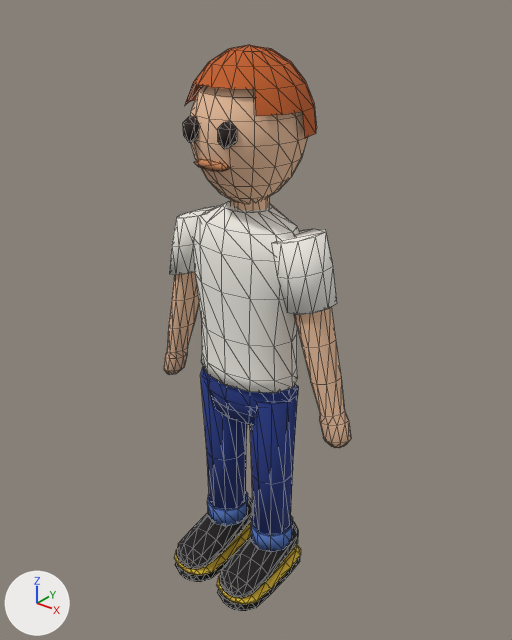
Two versions of the glTF model public/game/pogicity/Characters/avatar-builder/base.glb, one commit apart.
One viewpoint serves both versions: a 50 mm camera at (0.645, -0.787, 0.984) aimed at (0.003, 0.015, 0.486). Arrows for +X, +Y and +Z are at lower left; the lights stay in place. The first picture is the older version. Mesh edges are drawn as thin lines.

Names of what the first picture shows: 'body', 'face', 'hair', 'jeans', 'shoes', 'tee'.
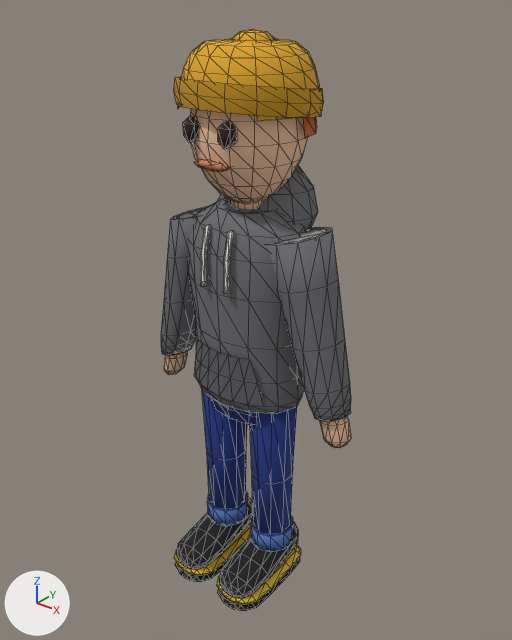
Boxes [x1, y1, x2, y2] around the edits, measured in the pictures (512 x 640 px):
```json
{"object": "hoodie", "change": "added", "after": [161, 165, 351, 421], "faces in mat_hoodie (grey #6e6e73)": [161, 165, 351, 421], "faces in mat_hoodie_pocket (dark grey #5f5f64)": [195, 340, 264, 406], "faces in mat_string (white #e9e7e1)": [201, 225, 234, 294]}
{"object": "beanie", "change": "added", "after": [174, 29, 324, 121], "on screen": "orange", "faces in mat_beanie (orange #dca528)": [177, 29, 319, 121], "faces in mat_beanie_cuff (orange #c8941f)": [174, 77, 324, 118]}
{"object": "tee", "change": "unchanged, covered by the edit", "before": [169, 201, 337, 393], "after": [177, 209, 326, 244]}
{"object": "hair", "change": "unchanged, covered by the edit", "before": [184, 45, 317, 138], "after": [303, 117, 317, 138]}
```

The change, as JSON lines over the scene's bpy script:
```json
{"op": "add", "block": "mat_beanie", "code": ["mat_beanie = principled_material('beanie')", "mat_beanie.base_color = (0.716, 0.376, 0.0212)  # orange #dca528", "mat_beanie.roughness = 1.0"]}
{"op": "add", "block": "mat_beanie_cuff", "code": ["mat_beanie_cuff = principled_material('beanie-cuff')", "mat_beanie_cuff.base_color = (0.578, 0.296, 0.0137)  # orange #c8941f", "mat_beanie_cuff.roughness = 1.0"]}
{"op": "add", "block": "mat_hoodie", "code": ["mat_hoodie = principled_material('hoodie')", "mat_hoodie.base_color = (0.156, 0.156, 0.171)  # grey #6e6e73", "mat_hoodie.roughness = 1.0"]}
{"op": "add", "block": "mat_hoodie_pocket", "code": ["mat_hoodie_pocket = principled_material('hoodie-pocket')", "mat_hoodie_pocket.base_color = (0.114, 0.114, 0.127)  # dark grey #5f5f64", "mat_hoodie_pocket.roughness = 1.0"]}
{"op": "add", "block": "mat_string", "code": ["mat_string = principled_material('string')", "mat_string.base_color = (0.815, 0.799, 0.753)  # white #e9e7e1", "mat_string.roughness = 1.0"]}
{"op": "add", "block": "me_beanie", "code": ["me_beanie = bpy.data.meshes.new('beanie')", "me_beanie.from_pydata(...)  # 160 vertices, 264 faces; spans x -0.103..0.103, y -0.1..0.112, z 0.803..0.919", "# faces by material slot: [200, 64]", "me_beanie.materials.append(mat_beanie)  # orange #dca528", "me_beanie.materials.append(mat_beanie_cuff)  # orange #c8941f"]}
{"op": "add", "block": "me_hoodie", "code": ["me_hoodie = bpy.data.meshes.new('hoodie')", "me_hoodie.from_pydata(...)  # 353 vertices, 664 faces; spans x -0.191..0.191, y -0.081..0.11, z 0.367..0.73", "# faces by material slot: [552, 24, 88]", "me_hoodie.materials.append(mat_hoodie)  # grey #6e6e73", "me_hoodie.materials.append(mat_hoodie_pocket)  # dark grey #5f5f64", "me_hoodie.materials.append(mat_string)  # white #e9e7e1"]}
{"op": "add", "block": "ob_beanie", "code": ["ob_beanie = bpy.data.objects.new('beanie', me_beanie)", "ob_beanie.location = (0.0, 0.0, 0.0)"]}
{"op": "add", "block": "ob_hoodie", "code": ["ob_hoodie = bpy.data.objects.new('hoodie', me_hoodie)", "ob_hoodie.location = (0.0, 0.0, 0.0)"]}
```
